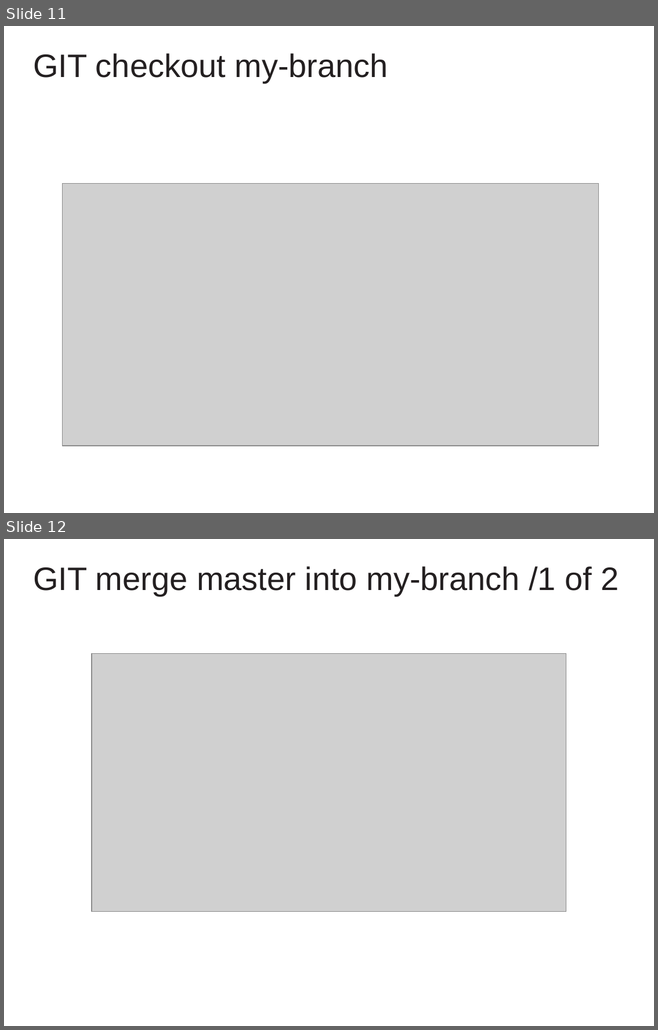
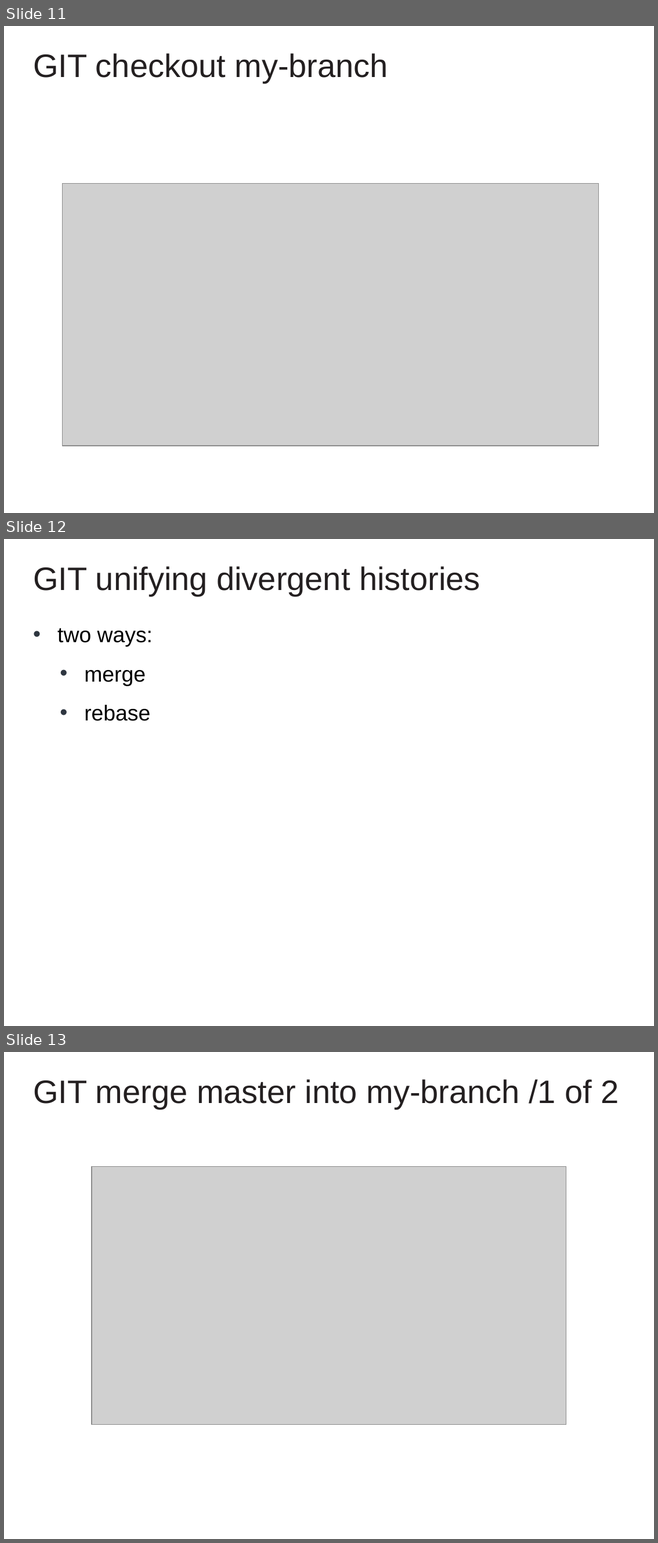
Before and after one commit to cvmocanu/git-presentation, a slide deck: GIT Presentation.pptx. Shown one above the other, each under a label of ours: slides 11 and 12 before the commit, slides 11, 12 and 13 after it. The pictures are 658x1030 and 658x1543 pixels, drawn with LibreOffice and Linux fonts; fonts in the diff are those of the drawing; grey boxes stand for pictures; background and template pictures are left out. Boxes give left, top, right and bottom in pixels: in the first picture for what was removed or moved away, otherwise in the second. Text is boxed around its words. In the diff, an @@ line names an element or a change of style, - is before the commit and + after.

Commit message:
add slide: introduction to merge & rebase

```diff
--- a/GIT Presentation.pptx
+++ b/GIT Presentation.pptx
@@ slide 12 added at <box>4,539,654,1026</box>, background #FFFFFF @@
@@ text added at <box>33,566,480,595</box>, 36 pt, text #231F20 @@
+GIT unifying divergent histories
@@ text added at <box>57,628,152,721</box>, 24 pt, text #000000 @@
+• two ways:
+• merge
+• rebase
@@ what was slide 12 is now slide 13 @@
```
